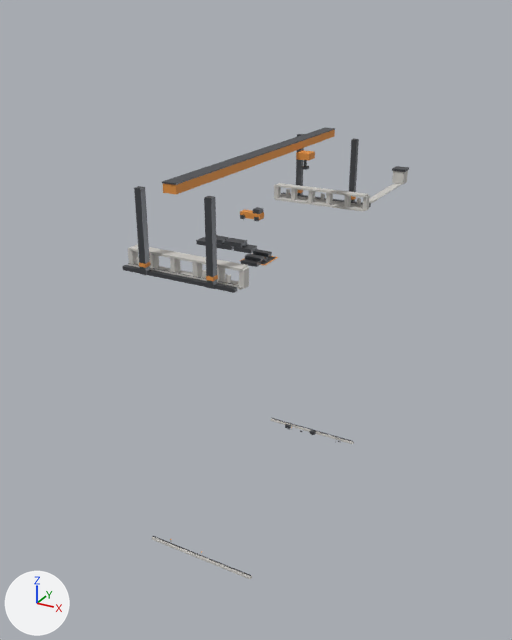
An edit to the FBX model Assets/_Project/04.Art/02.Models/Megastructure/SM_Mega_Crane.fbx, drawn before and after from the same camera.
Before and after are seen from a 50 mm camera at (114.0, -213.0, 216.0) aimed at (-12.0, 16.0, 102.0). The lights are fixed; the arrows at lower left show +X, +Y and +Z. The picture after the commit comes second. Where no turn or scale is listed for an object, it has been applied to the vertices.

Before the edit, the objects in view are built like this:
```python
me_sm_mega_crane = bpy.data.meshes.new('SM_Mega_Crane')
me_sm_mega_crane.from_pydata(...)  # 880 vertices, 660 faces; spans x -21.0..21.0, y -55.0..104.0, z 35.0..172.0
# faces by material slot: [216, 366, 72, 6]
me_sm_mega_crane.materials.append(mat_m_mega_concrete)  # light grey #cdcbc6
me_sm_mega_crane.materials.append(mat_m_mega_steel)  # grey #6e7075
me_sm_mega_crane.materials.append(mat_m_mega_signal)  # orange #e29342
me_sm_mega_crane.materials.append(mat_m_mega_road)  # dark grey #545557
ob_sm_mega_crane = bpy.data.objects.new('SM_Mega_Crane', me_sm_mega_crane)
ob_sm_mega_crane.location = (0.0, 0.0, 0.0)
```
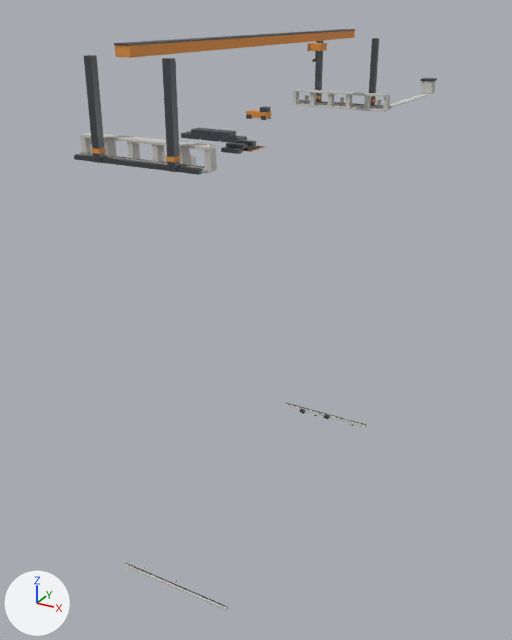
What differs and where, as boxes (x1, y1, x2, y2) in the pictures (512 x 640 px; the box of a moved part takes in the faces that stretch with it):
'SM_Mega_Crane', reshaped (27% wider, 29% taller): before (123, 128, 409, 579); after (74, 29, 437, 611)
part 1 of me_sm_mega_crane, moved or reshaped: before (152, 537, 252, 579); after (124, 564, 228, 611)
part 2 of me_sm_mega_crane, moved or reshaped: before (153, 536, 251, 576); after (125, 563, 226, 607)
part 3 of me_sm_mega_crane, moved or reshaped: before (152, 535, 250, 575); after (125, 562, 227, 607)
part 4 of me_sm_mega_crane, moved or reshaped: before (270, 418, 354, 444); after (285, 404, 366, 428)
part 5 of me_sm_mega_crane, moved or reshaped: before (272, 418, 353, 442); after (286, 403, 364, 425)
part 6 of me_sm_mega_crane, moved or reshaped: before (273, 418, 352, 441); after (288, 403, 366, 425)
part 7 of me_sm_mega_crane, moved or reshaped: before (123, 128, 409, 293); after (74, 29, 437, 175)
part 8 of me_sm_mega_crane, moved or reshaped: before (285, 424, 350, 442); after (299, 408, 363, 426)

The change, as a list of edits to the scene's bpy script:
```text
Change me_sm_mega_crane:
    used by ob_sm_mega_crane; location = (0.0, 0.0, 0.0)
    remove me_sm_mega_crane.from_pydata(...)  # 880 vertices, 660 faces; spans x -21.0..21.0, y -55.0..104.0, z 35.0..172.0
    add me_sm_mega_crane.from_pydata(...)  # 880 vertices, 660 faces; spans x -21.0..21.0, y -71.0..136.0, z 35.0..208.0
    me_sm_mega_crane part 1: the loose piece of 8 vertices spanning x -21.0..21.0, y -48.0..-47.0, z 35.0..36.0 is moved by (0.0, -16.0, 0.0)
    me_sm_mega_crane part 2: the loose piece of 8 vertices spanning x -21.0..21.0, y -47.0, z 36.0 is moved by (0.0, -16.0, 0.0)
    me_sm_mega_crane part 3: the loose piece of 8 vertices spanning x -21.0..21.0, y -47.0, z 37.0 is moved by (0.0, -16.0, 0.0)
    me_sm_mega_crane part 4: the loose piece of 8 vertices spanning x -21.0..21.0, y 47.0..48.0, z 35.0..36.0 is moved by (0.0, 16.0, 0.0)
    me_sm_mega_crane part 5: the loose piece of 8 vertices spanning x -21.0..21.0, y 47.0, z 36.0 is moved by (0.0, 16.0, 0.0)
    me_sm_mega_crane part 6: the loose piece of 8 vertices spanning x -21.0..21.0, y 47.0, z 37.0 is moved by (0.0, 16.0, 0.0)
    me_sm_mega_crane part 7: 520 of 880 vertices moved; they spanned x -20.0..20.0, y -55.0..104.0, z 143.0..172.0 and now span x -20.0..20.0, y -71.0..136.0, z 179.0..208.0; mean shift (0.0, 2.0, 36.0); largest move (15.0, 103.0, 145.0) -> (15.0, 135.0, 181.0)
    me_sm_mega_crane part 8: 136 of the vertices in x -13.0..19.0, y 44.0..47.0, z 35.0..38.0 are moved by (0.0, 16.0, 0.0)
    other edits to the shape of me_sm_mega_crane do not show in these pictures
```
